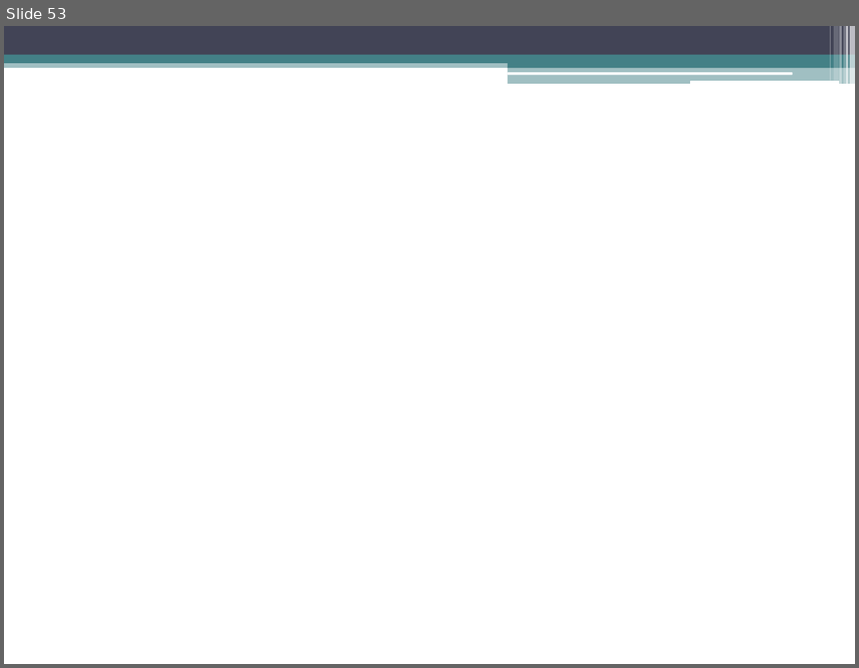
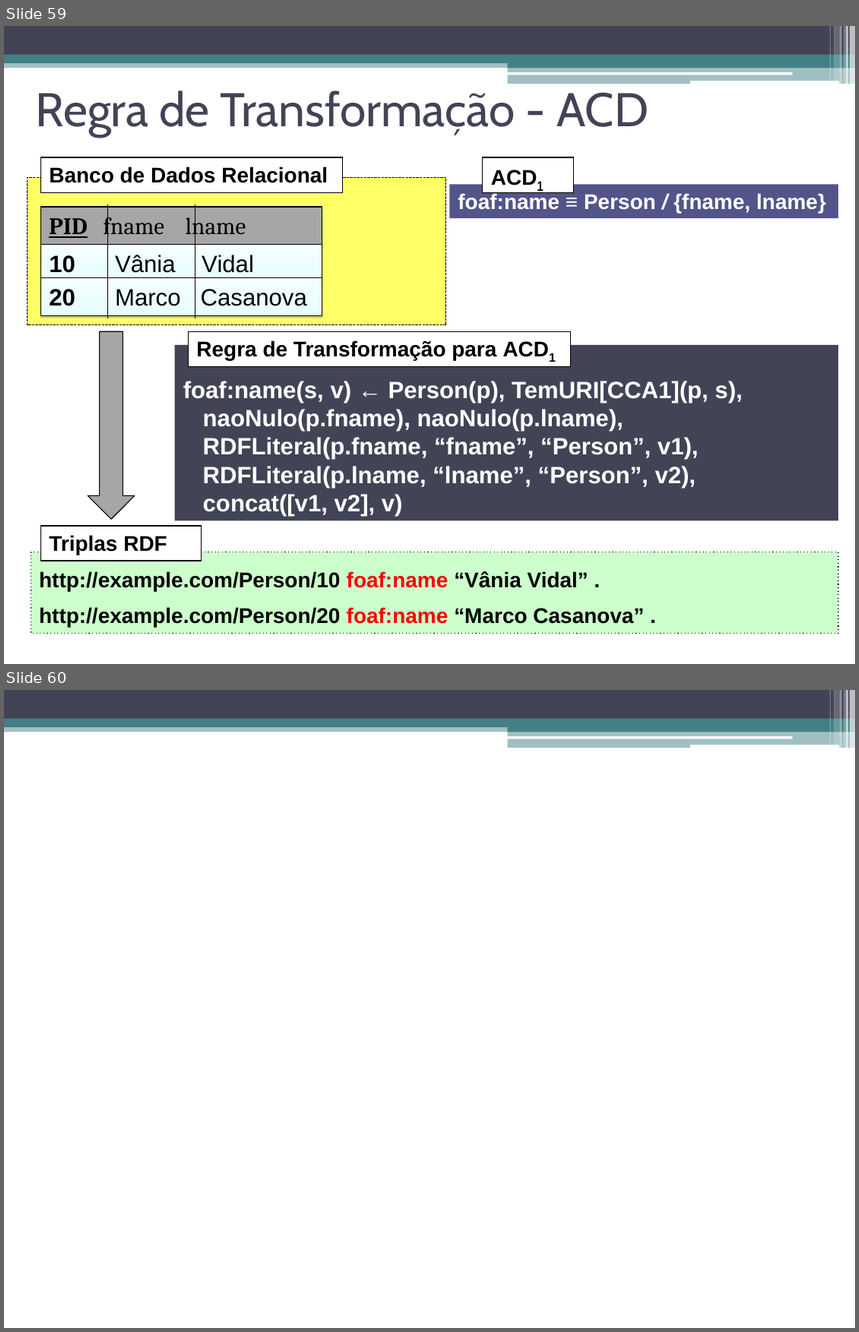
Before and after one commit to luiseufrasio/mestrado-ufc-eufrasio, a slide deck: dissertação/dissertacao_eufrasio-slides.pptx. Shown one above the other, each under a label of ours: slide 53 before the commit, slides 59 and 60 after it. The pictures are 859x668 and 859x1332 pixels, drawn with LibreOffice and Linux fonts; fonts in the diff are those of the drawing. Boxes give left, top, right and bottom in pixels: in the first picture for what was removed or moved away, otherwise in the second. Text is boxed around its words. In the diff, an @@ line names an element or a change of style, - is before the commit and + after.

```diff
--- a/dissertação/dissertacao_eufrasio-slides.pptx
+++ b/dissertação/dissertacao_eufrasio-slides.pptx
@@ slide 59 added at <box>4,26,855,664</box>, background #FFFFFF; not listed: 13 template elements that a slide beside it also shows @@
@@ title added at <box>36,91,648,138</box>, 40 pt, text #424456 @@
+Regra de Transformação - ACD
@@ rectangle added at <box>40,158,342,193</box>, fill #FFFFFF, outline #000000 0.75 pt, 18 pt, text #000000, bold @@
+Banco de Dados Relacional
@@ rectangle added at <box>482,158,573,193</box>, fill #FFFFFF, outline #000000 0.75 pt, 18 pt, text #000000, bold @@
+ACD1
@@ rectangle added at <box>27,177,446,325</box>, fill #FFFF66, outline #000000 0.75 pt dashed @@
@@ rectangle added at <box>450,184,839,218</box>, fill #53548A, 18 pt, text #FFFFFF, bold @@
+  foaf:name ≡ Person / {fname, lname}
@@ rectangle added at <box>40,206,322,244</box>, fill #A6A6A6, outline #000000 0.75 pt, 20 pt, text #000000 @@
+PID fname lname
@@ line added from (108, 205) to (108, 319), #000000 0.75 pt @@
@@ line added from (195, 205) to (195, 318), #000000 0.75 pt @@
@@ rectangle added at <box>40,245,322,282</box>, fill gradient #F6FFFF to #EBFEFF to #E4FEFF, outline #000000 0.75 pt, 20 pt, text #000000 @@
+10 Vânia Vidal
@@ rectangle added at <box>40,278,322,316</box>, fill gradient #F6FFFF to #EBFEFF to #E4FEFF, outline #000000 0.75 pt, 20 pt, text #000000 @@
+20 Marco Casanova
@@ down arrow added at <box>88,332,134,518</box>, fill #A6A6A6, outline #000000 0.75 pt @@
@@ rectangle added at <box>188,332,570,366</box>, fill #FFFFFF, outline #000000 0.75 pt, 18 pt, text #000000, bold @@
+Regra de Transformação para ACD1
@@ rectangle added at <box>175,345,839,522</box>, fill #424456, 20 pt, text #FFFFFF, bold @@
+foaf:name(s, v) ← Person(p), TemURI[CCA1](p, s),
+naoNulo(p.fname), naoNulo(p.lname),
+RDFLiteral(p.fname, “fname”, “Person”, v1),
+RDFLiteral(p.lname, “lname”, “Person”, v2),
+concat([v1, v2], v)
@@ rectangle added at <box>40,527,202,561</box>, fill #FFFFFF, outline #000000 0.75 pt, 18 pt, text #000000, bold @@
+Triplas RDF
@@ rectangle added at <box>31,552,838,633</box>, fill #CCFFCC, outline #000000 0.75 pt dashed, 18 pt, text #000000, bold @@
+http://example.com/Person/10 foaf:name “Vânia Vidal” .
+http://example.com/Person/20 foaf:name “Marco Casanova” .
@@ what was slide 53 is now slide 60 @@
```
Also in this commit, not shown: 1 slide changed, 19 other slides added, 13 slides removed, 1 other file.
